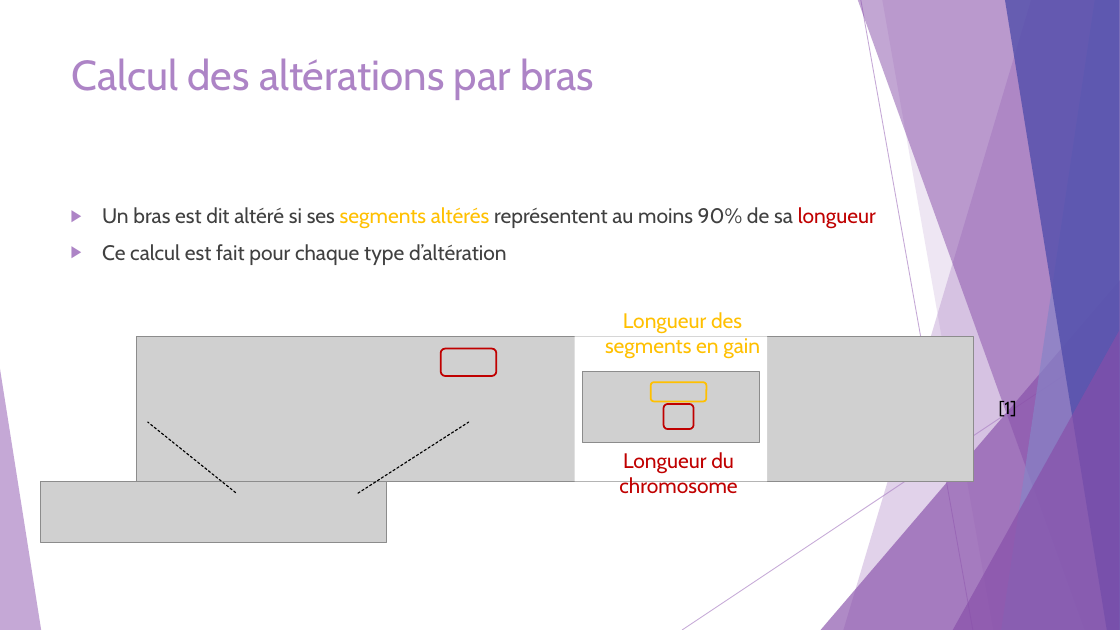
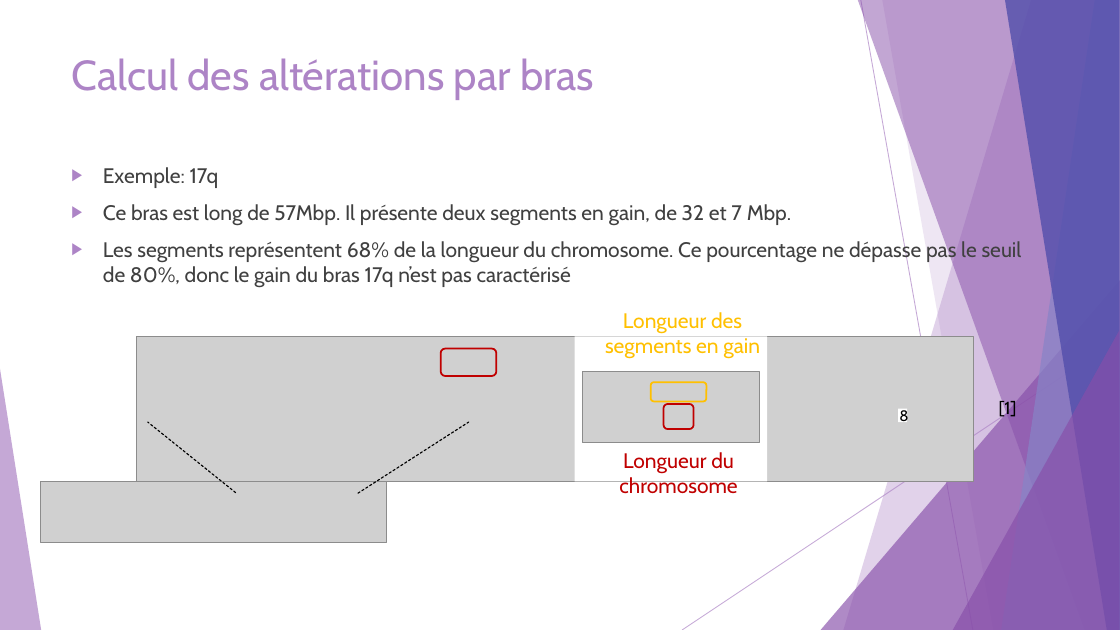
Before and after one commit to Elie-Bordron/DEA-dataviz, a slide deck: slide 9 of docs/docs_I_made/slides/OncoscanR.pptx (slide 6 before the commit). Drawn at 1120x630 pixels with LibreOffice and Linux fonts; fonts in the diff are those of the drawing; grey boxes stand for pictures. Boxes give left, top, right and bottom in pixels: in the first picture for what was removed or moved away, otherwise in the second. Text is boxed around its words. In the diff, an @@ line names an element or a change of style, - is before the commit and + after.

```diff
--- a/docs/docs_I_made/slides/OncoscanR.pptx
+++ b/docs/docs_I_made/slides/OncoscanR.pptx
@@ text added at bbox=[103, 167, 1022, 288], 18 pt, text #404040 @@
+▶ Exemple: 17q
+▶ Ce bras est long de 57Mbp. Il présente deux segments en gain, de 32 et 7 Mbp.
+▶ Les segments représentent 68% de la longueur du chromosome. Ce pourcentage ne dépasse pas le seuil de 80%, donc le gain du bras 17q n’est pas caractérisé
@@ text removed at bbox=[102, 207, 876, 265] @@
-▶ Un bras est dit altéré si ses segments altérés représentent au moins 90% de sa longueur
-▶ Ce calcul est fait pour chaque type d’altération
@@ rectangle added at bbox=[898, 409, 907, 423], fill #FFFFFF @@
@@ text added at bbox=[899, 409, 908, 422], 13 pt, text #000000 @@
+8
```
Also in this commit, not shown: 2 other slides changed, 7 slides added, 1 slide removed, 33 other files.
